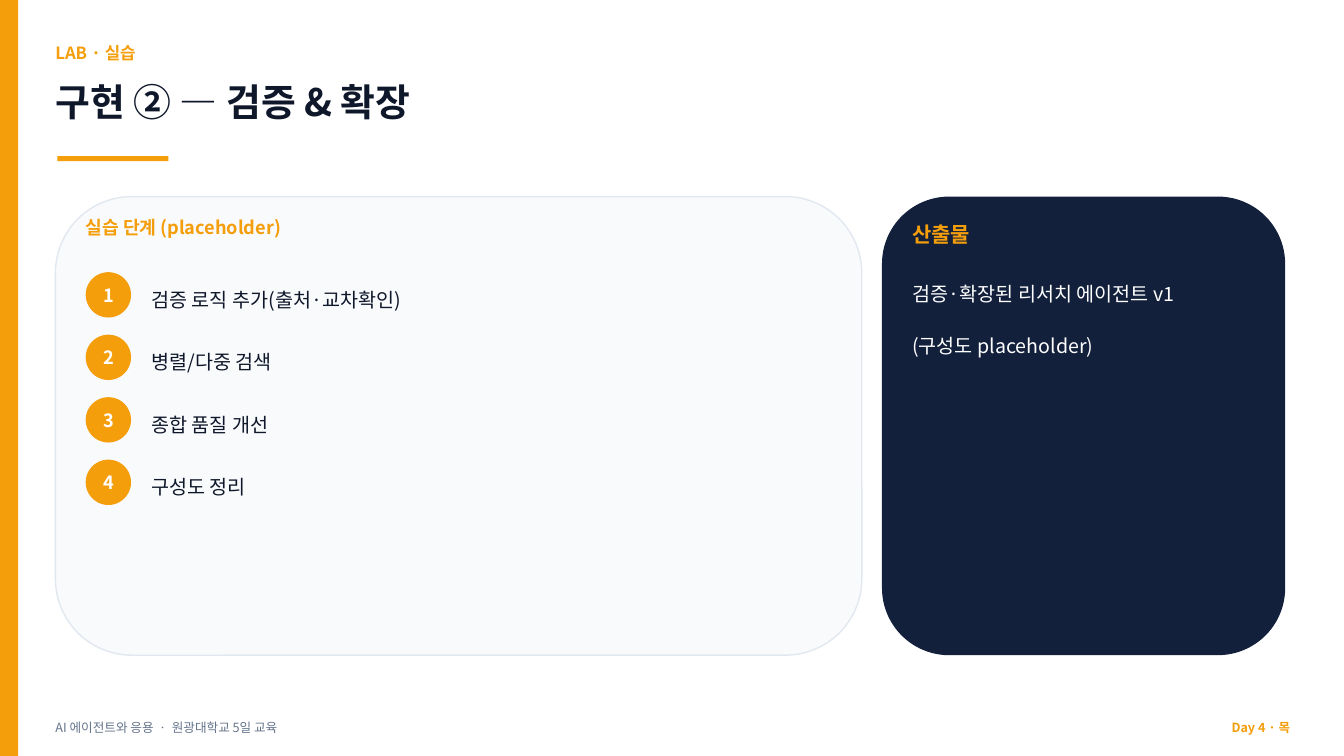
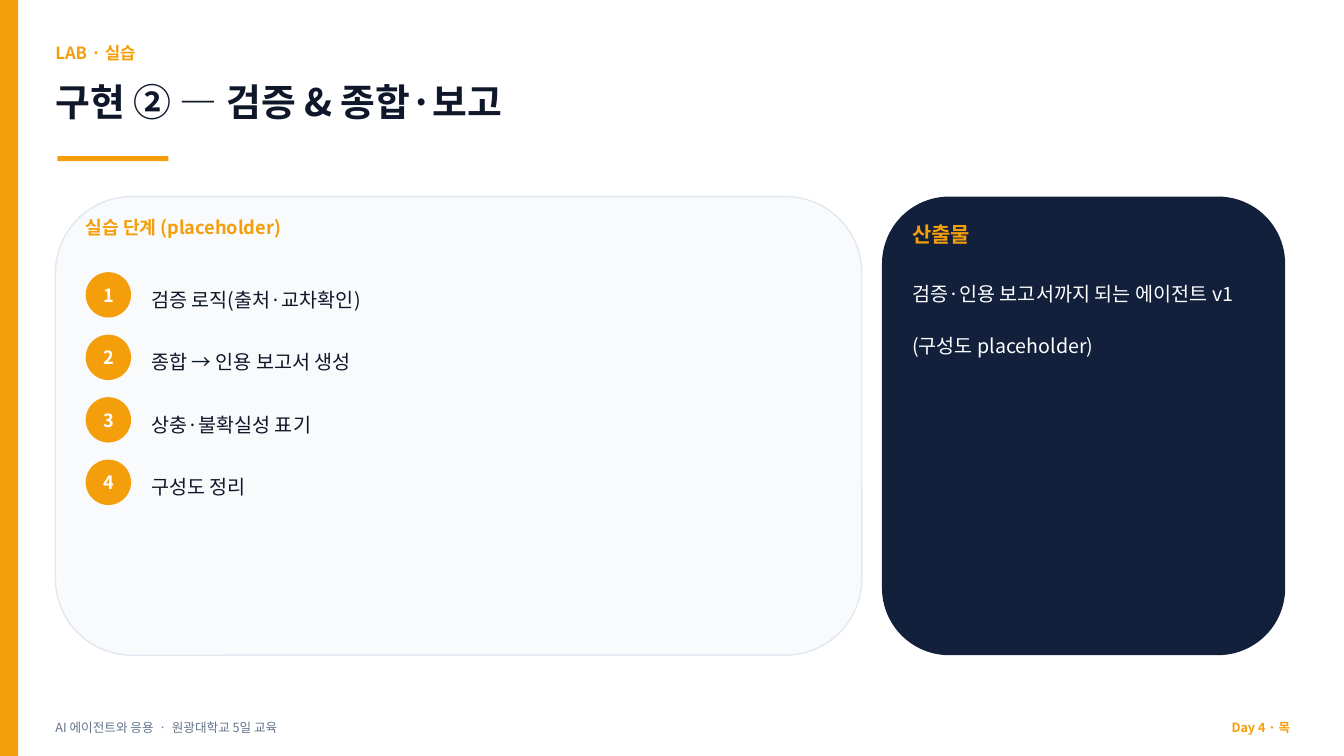
Before and after one commit to jyshin-22/wku-ai-agent-program, a slide deck: slide 10 of slides/day4.pptx. Drawn at 1344x756 pixels with LibreOffice and Linux fonts; fonts in the diff are those of the drawing. Boxes give left, top, right and bottom in pixels: in the first picture for what was removed or moved away, otherwise in the second. Text is boxed around its words. In the diff, an @@ line names an element or a change of style, - is before the commit and + after.

```diff
--- a/slides/day4.pptx
+++ b/slides/day4.pptx
@@ text at (55, 83, 503, 120): text changed @@
-구현 ② — 검증 & 확장
+구현 ② — 검증 & 종합·보고
@@ text at (151, 290, 361, 311): text changed @@
-검증 로직 추가(출처·교차확인)
+검증 로직(출처·교차확인)
@@ text at (912, 284, 1233, 358): text changed @@
-검증·확장된 리서치 에이전트 v1
-(구성도 placeholder)
+검증·인용 보고서까지 되는 에이전트 v1
+(구성도 placeholder)
@@ text at (151, 352, 351, 371): text changed @@
-병렬/다중 검색
+종합 → 인용 보고서 생성
@@ text at (151, 415, 311, 434): text changed @@
-종합 품질 개선
+상충·불확실성 표기
```
Also in this commit, not shown: 7 other slides changed, 12 other files.
